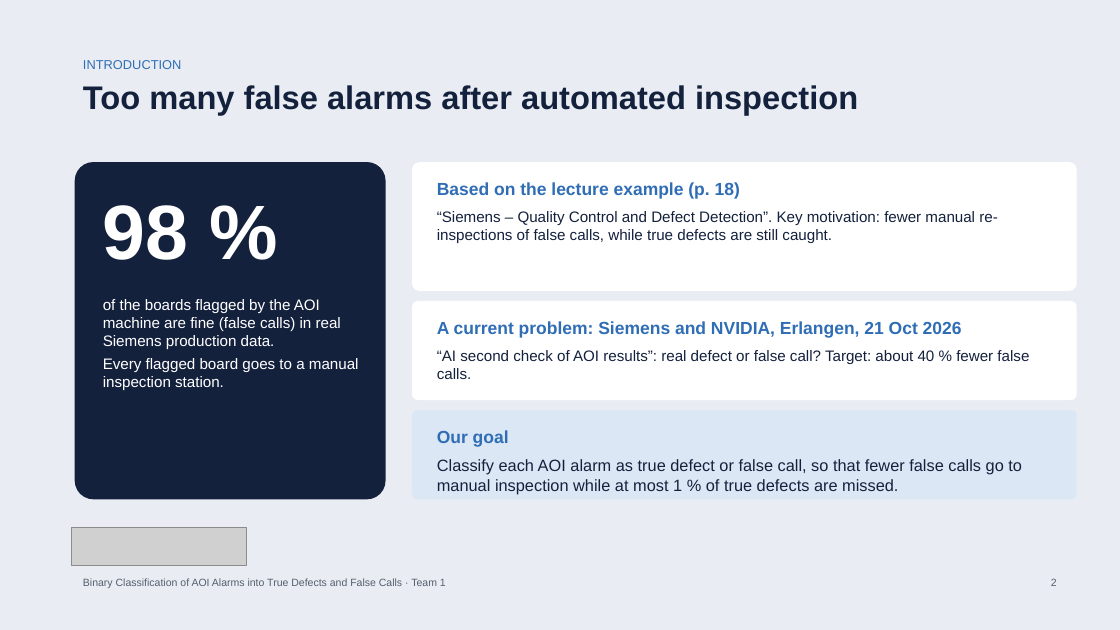
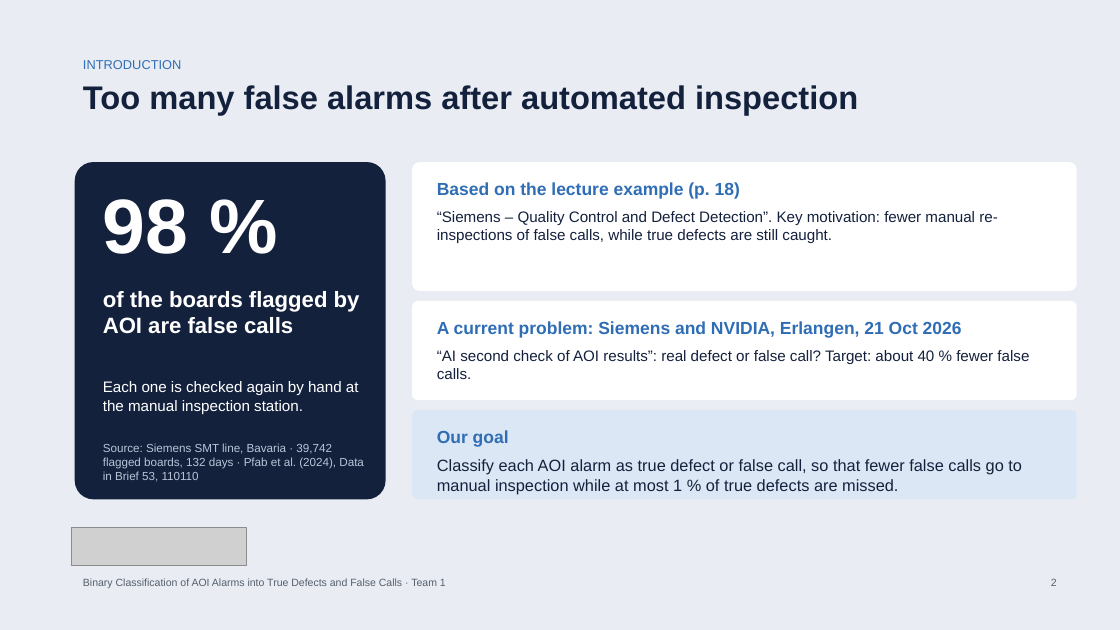
Before and after one commit to bodhi584/aoi-decision-gate, a slide deck: slide 2 of docs/slides_revised_topic.pptx. Drawn at 1120x630 pixels with LibreOffice and Linux fonts; fonts in the diff are those of the drawing; grey boxes stand for pictures. Boxes give left, top, right and bottom in pixels: in the first picture for what was removed or moved away, otherwise in the second. Text is boxed around its words. In the diff, an @@ line names an element or a change of style, - is before the commit and + after.

Commit message:
Data source on the introduction slide; three classification models for one binary task

```diff
--- a/docs/slides_revised_topic.pptx
+++ b/docs/slides_revised_topic.pptx
@@ text "98 %" moved from (x1=103, y1=205, x2=189, y2=260) to (x1=103, y1=199, x2=189, y2=254) @@
@@ text at (x1=103, y1=291, x2=360, y2=334): text changed; size 13 to 19 pt; bold on @@
-of the boards flagged by the AOI machine are fine (false calls) in real Siemens production data.
-Every flagged board goes to a manual inspection station.
+of the boards flagged by AOI are false calls
@@ text added at (x1=103, y1=381, x2=359, y2=414), 13 pt, text #FFFFFF @@
+Each one is checked again by hand at the manual inspection station.
@@ text added at (x1=103, y1=443, x2=364, y2=482), 10 pt, text #B8C4D6 @@
+Source: Siemens SMT line, Bavaria · 39,742 flagged boards, 132 days · Pfab et al. (2024), Data in Brief 53, 110110
```
Also in this commit, not shown: 5 other slides changed, 3 other files.
